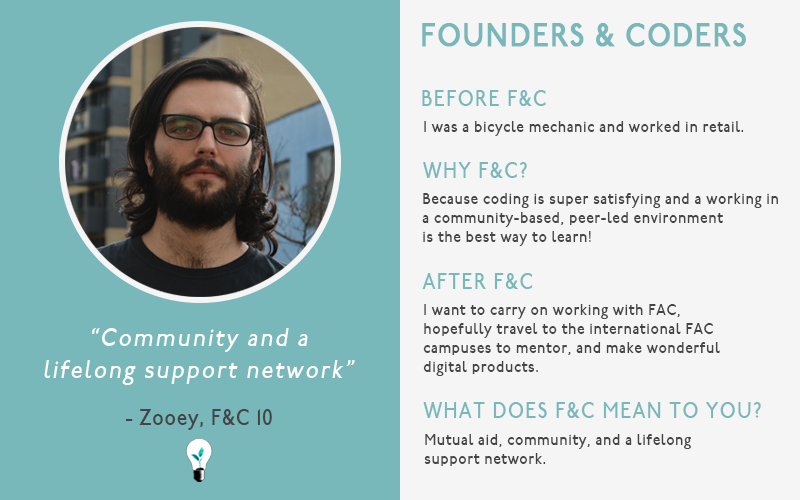
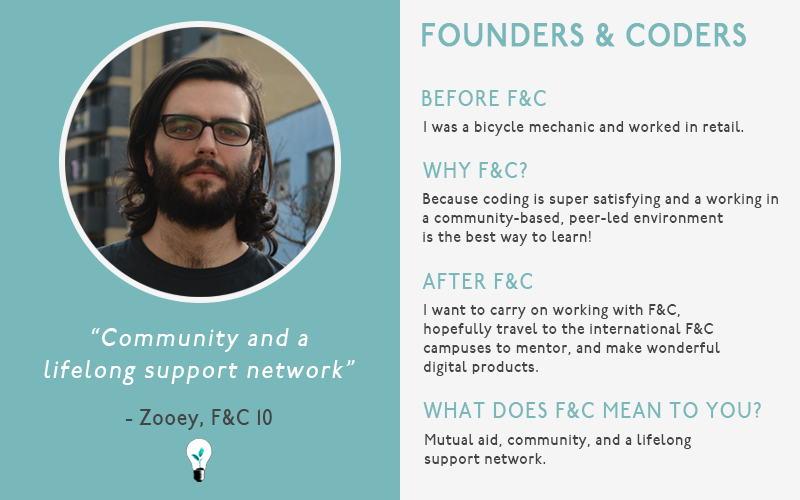
Before/after of a 800×500 layered artwork. What changed in the layer stack:
painted on "after FAC desc" over [656, 304, 703, 334]
